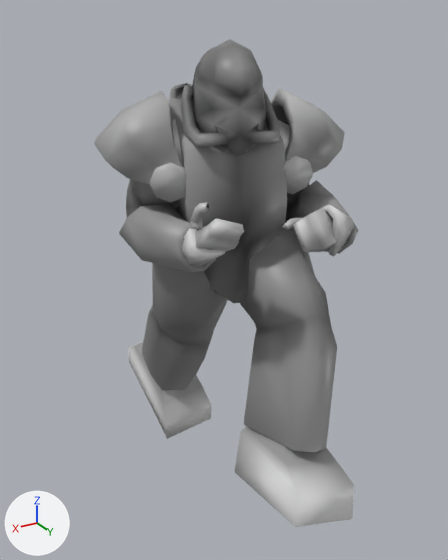
One commit to the COLLADA model modelsource/powerarmor/out/animations/fo4_t51_standingfire.dae: the scene before it, then after it.
The view is the same before and after, from a 50 mm camera at (7.39, 12.64, 11.97) aimed at (-0.02, 0.28, 5.79). The lights are fixed; the arrows at lower left show +X, +Y and +Z.

The first picture shows 'remesh'.
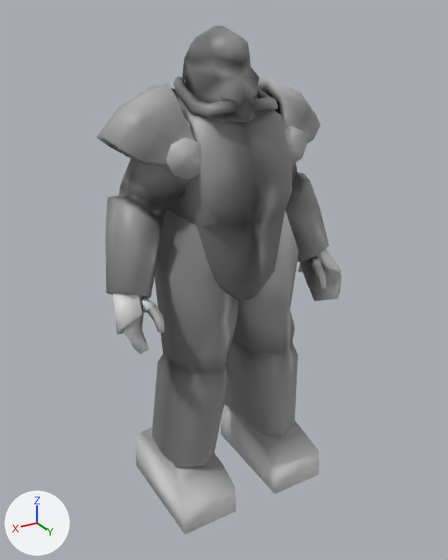
Changed parts and their boxes (x1, y1, x2, y2) in the pictures (448 x 560 px; the box of a moved part takes in the faces that stretch with it):
'remesh', reshaped (7% narrower)
    before: (94, 39, 358, 527)
    after: (96, 26, 342, 534)
part 1 of me_cube_019, moved or reshaped
    before: (169, 83, 192, 100)
    after: (171, 88, 179, 97)
part 2 of me_cube_019, moved or reshaped
    before: (128, 341, 211, 439)
    after: (136, 427, 236, 534)
part 3 of me_cube_019, moved or reshaped
    before: (271, 88, 345, 173)
    after: (258, 78, 320, 144)
part 4 of me_cube_019, moved or reshaped
    before: (283, 156, 313, 194)
    after: (285, 126, 307, 165)
part 5 of me_cube_019, moved or reshaped
    before: (94, 91, 182, 184)
    after: (96, 83, 195, 166)
part 6 of me_cube_019, moved or reshaped
    before: (150, 161, 186, 202)
    after: (166, 137, 200, 180)
part 7 of me_cube_019, moved or reshaped
    before: (182, 228, 225, 267)
    after: (113, 293, 142, 334)
part 8 of me_cube_019, moved or reshaped
    before: (181, 39, 280, 155)
    after: (174, 26, 278, 123)
part 9 of me_cube_019, moved or reshaped
    before: (119, 98, 358, 527)
    after: (105, 97, 342, 494)

What changed in the scene script:
```text
Change me_cube_019:
    used by ob_remesh; location = (0.0, 0.0, 0.0); rotation_euler = (0.0, 0.0, 0.000963), in degrees (0, 0, 0.1)
    remove me_cube_019.from_pydata(...)  # 992 vertices, 1893 faces; spans x -2.64..2.94, y -4.36..4.86, z -0.05..11.49
    add me_cube_019.from_pydata(...)  # 992 vertices, 1893 faces; spans x -3.17..3.17, y -1.92..1.97, z -0.06..11.73
    me_cube_019 part 1: the loose piece of 32 vertices spanning x -0.09..0.91, y -1.53..-0.14, z 8.82..10.51 is multiplied about its middle by the matrix ((0.954, -0.299, 0.0), (0.286, 0.913, -0.29), (0.087, 0.277, 0.957)), then moved by (0.23, -0.52, -0.23)
    me_cube_019 part 2: the loose piece of 16 vertices spanning x -0.66..1.09, y -4.36..-1.29, z -0.05..2.76 is multiplied about its middle by the matrix ((0.981, -0.079, -0.178), (-0.012, 0.89, -0.457), (0.194, 0.45, 0.872)), then moved by (1.16, 3.15, -0.83)
    me_cube_019 part 3: the loose piece of 42 vertices spanning x -2.59..-0.59, y -0.01..1.98, z 8.62..10.44 is multiplied about its middle by the matrix ((0.954, -0.299, 0.0), (0.286, 0.913, -0.29), (0.087, 0.277, 0.957)), then moved by (-0.22, -1.21, 0.11)
    me_cube_019 part 4: the loose piece of 16 vertices spanning x -1.32..-0.41, y 1.46..2.11, z 8.26..9.2 is multiplied about its middle by the matrix ((0.954, -0.299, 0.0), (0.286, 0.913, -0.29), (0.087, 0.277, 0.957)), then moved by (-0.49, -0.84, 0.42)
    me_cube_019 part 5: the loose piece of 42 vertices spanning x 0.97..2.94, y -0.9..1.22, z 8.62..10.44 is multiplied about its middle by the matrix ((0.954, -0.299, 0.0), (0.286, 0.913, -0.29), (0.087, 0.277, 0.957)), then moved by (-0.13, -0.13, 0.18)
    me_cube_019 part 6: the loose piece of 16 vertices spanning x 1.25..2.19, y 0.6..1.36, z 8.26..9.2 is multiplied about its middle by the matrix ((0.954, -0.299, 0.0), (0.286, 0.913, -0.29), (0.087, 0.277, 0.957)), then moved by (-0.37, -0.03, 0.42)
    me_cube_019 part 7: the loose piece of 20 vertices spanning x 1.02..2.15, y 1.81..2.9, z 7.11..8.07 is multiplied about its middle by the matrix ((0.602, 0.492, -0.629), (0.646, 0.165, 0.746), (0.47, -0.855, -0.219)), then moved by (1.16, -1.74, -1.82)
    me_cube_019 part 8: the loose piece of 210 vertices spanning x -0.7..1.42, y 0.0..2.16, z 9.28..11.49 is multiplied about its middle by the matrix ((0.954, -0.299, 0.0), (0.286, 0.913, -0.29), (0.087, 0.277, 0.957)), then moved by (-0.34, -0.91, 0.26)
    me_cube_019 part 9: 534 of 992 vertices moved; they spanned x -2.64..2.47, y -3.64..4.86, z 0.72..10.28 and now span x -3.17..3.09, y -1.92..1.97, z -0.06..10.28; mean shift (-0.19, -0.81, -0.8); largest move (-0.11, 3.03, 8.06) -> (-2.82, 1.43, 5.06)
```
